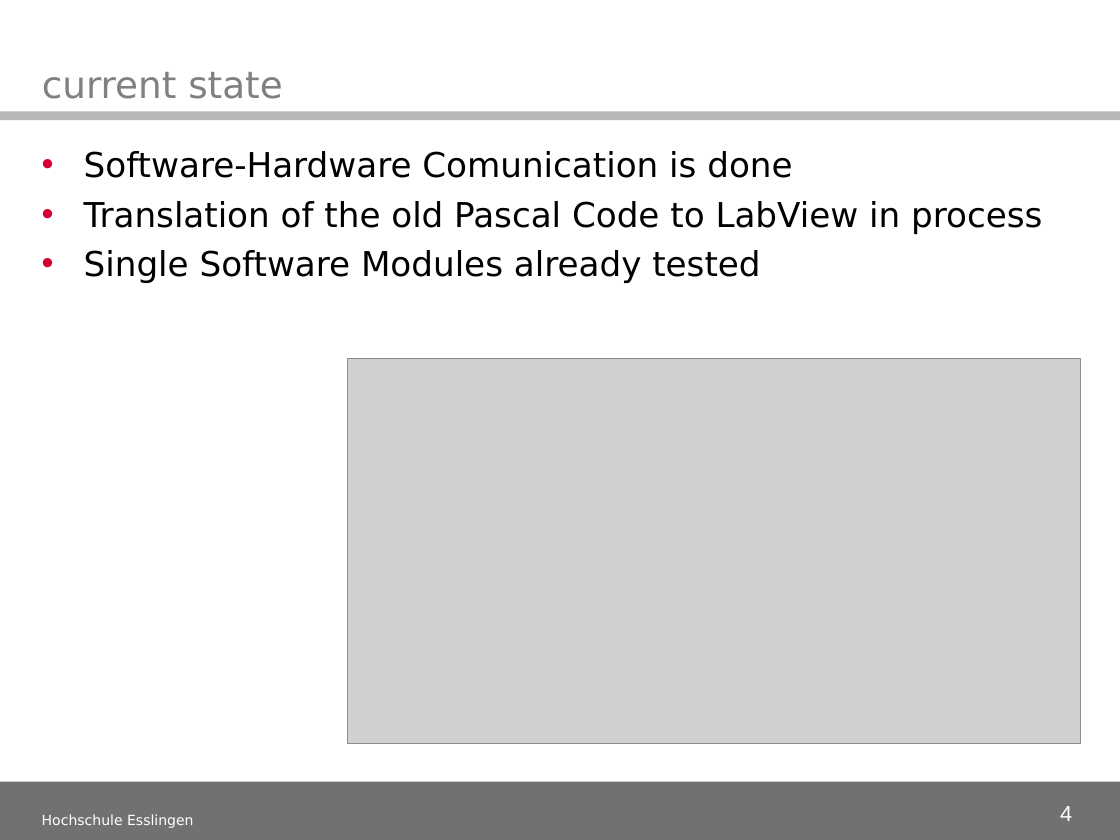
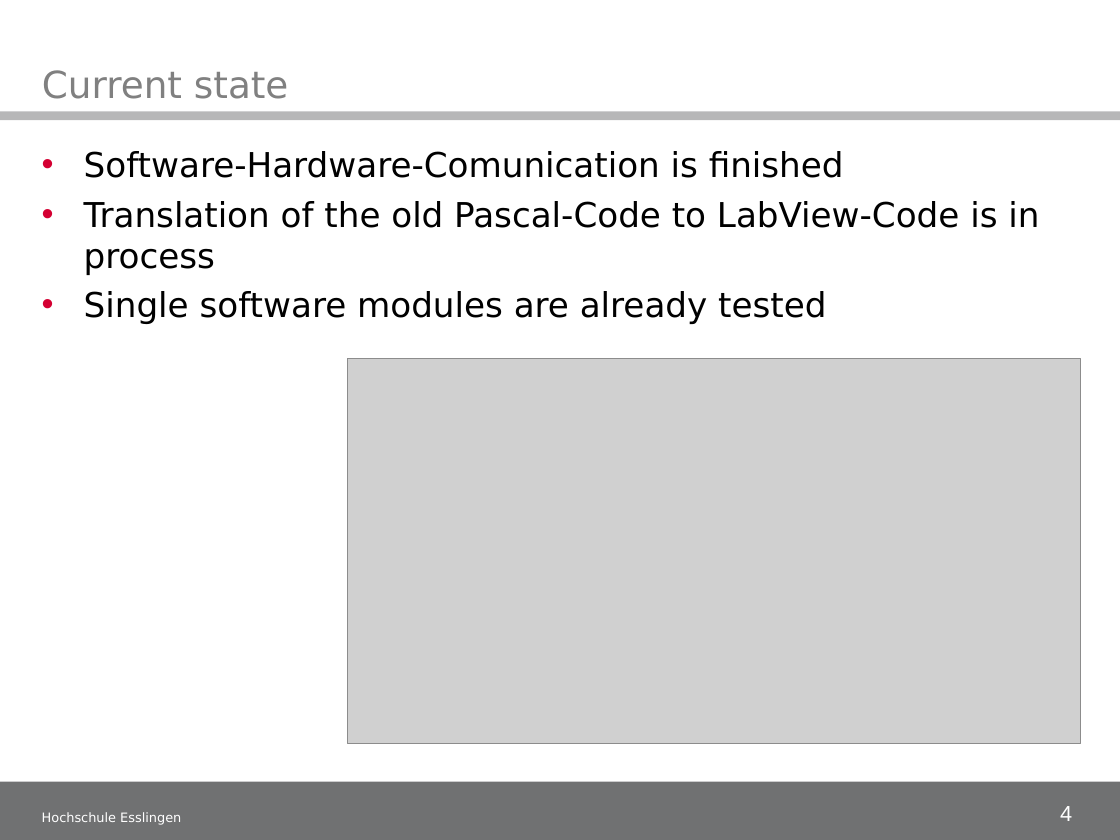
Before and after one commit to illogicdev/magneto, a slide deck: slide 4 of doku/50_Midtermpresentation/Midterm presentation_1.ppt. Drawn at 1120x840 pixels with LibreOffice and Linux fonts; fonts in the diff are those of the drawing; grey boxes stand for pictures; background and template pictures are left out. Boxes give left, top, right and bottom in pixels: in the first picture for what was removed or moved away, otherwise in the second. Text is boxed around its words. In the diff, an @@ line names an element or a change of style, - is before the commit and + after.

Commit message:
Midterm presentation_1.ppt some little changes are made (correcting of typos etc.)

```diff
--- a/doku/50_Midtermpresentation/Midterm presentation_1.ppt
+++ b/doku/50_Midtermpresentation/Midterm presentation_1.ppt
@@ title at <box>42,70,288,99</box>: text changed @@
-current state
+Current state
@@ text at <box>84,151,1039,324</box>: text changed @@
-• Software-Hardware Comunication is done
-• Translation of the old Pascal Code to LabView in process
-• Single Software Modules already tested
+• Software-Hardware-Comunication is finished
+• Translation of the old Pascal-Code to LabView-Code is in process
+• Single software modules are already tested
@@ text "Hochschule Esslingen" at <box>42,812,181,825</box>: size 9 to 8.3 pt @@
```
Also in this commit, not shown: 6 other slides changed.
